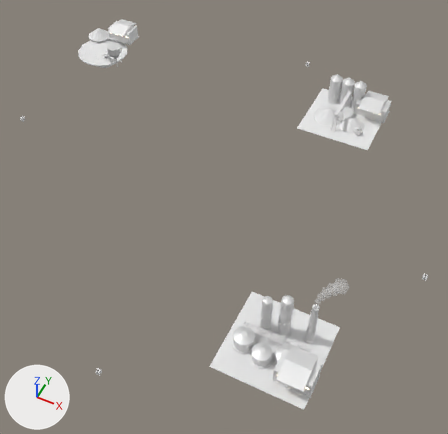
What one commit did to the FBX model Assets/Art/KayseriIsland/Models/Iron/Phase3/Sites_P3.fbx.
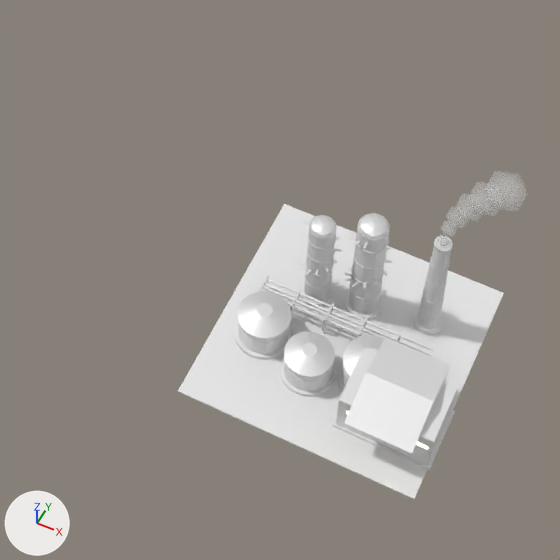
The first picture shows the older version from a 50 mm lens placed at (154.0, -265.0, 296.0), pointed at (39.0, -35.0, 8.0). The close-ups show the older and then the newer version on the part from 31% to 81% of the width and 48% to 100% of the height of that picture. Only the edits that show in the close-ups are written down. The axes (+X, +Y, +Z) are drawn at lower left. The lights are the same throughout. Where no turn or scale is listed for an object, it has been applied to the vertices. Vertices at exactly the same position are counted once.

The first close-up shows 'Site.Plant.Col0', 'Site.Plant.Col1', 'Site.Plant.Hall', 'Site.Plant.Pad', 'Site.Plant.Rack', 'Site.Plant.Smoke', 'Site.Plant.Stack', 'Site.Plant.Tank0', 'Site.Plant.Tank1', 'Site.Plant.Tank2'.
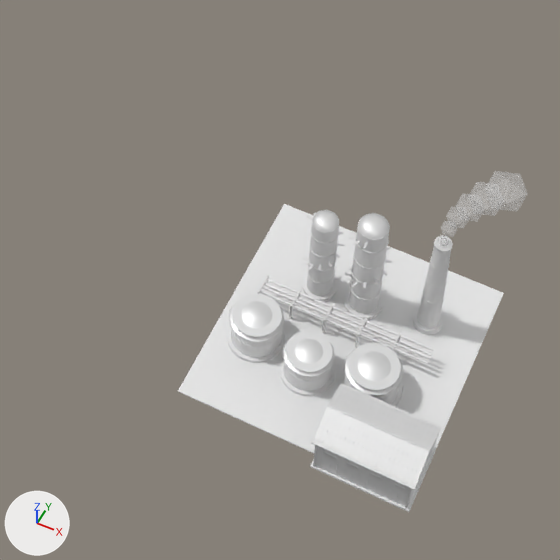
Pixel boxes [x1, y1, x2, y2] of what changed, in the close-ups (560 x 560 px):
'Site.Plant.Hall', reshaped, moved: before [332, 337, 458, 470]; after [310, 383, 442, 512]
'Site.Plant.Tank0', reshaped, moved: before [234, 291, 293, 359]; after [227, 293, 286, 363]
'Site.Plant.Tank2', moved: before [338, 335, 385, 392]; after [340, 343, 404, 407]
'Site.Plant.Col0', moved: before [299, 215, 342, 307]; after [302, 210, 344, 302]
part 1 of me_site_plant_tank0_001, added: after [232, 293, 282, 337]
part 2 of me_site_plant_hall_001, rebuilt (20% wider, 9% shorter): before [344, 337, 451, 453]; after [312, 384, 441, 489]
part 3 of me_site_plant_hall_001, added: after [312, 383, 442, 509]

What changed in the scene script:
```text
Change me_site_plant_tank0_001:
    used by ob_site_plant_tank0; location = (88.0, -110.0, 8.1)
    remove me_site_plant_tank0_001.from_pydata(...)  # 224 vertices, 420 faces; spans x -6.21..6.42, y -6.21..6.21, z 0.0..9.44
    add me_site_plant_tank0_001.from_pydata(...)  # 688 vertices, 1196 faces; spans x -6.21..6.42, y -6.21..6.21, z 0.0..9.44
    me_site_plant_tank0_001 part 1: a new loose piece, a 24-sided cylinder along z spanning x -5.13..5.13, y -5.13..5.13, z 8.615..8.705, in mat_steel_dk (white #e7e7e7)
    other edits to the shape of me_site_plant_tank0_001 do not show in these pictures
Change me_site_plant_hall_001:
    used by ob_site_plant_hall; location = (120.0, -116.0, 8.1)
    remove me_site_plant_hall_001.from_pydata(...)  # 78 vertices, 116 faces; spans x -10.5..10.5, y -10.6..10.6, z 0.0..13.4
    add me_site_plant_hall_001.from_pydata(...)  # 1726 vertices, 2588 faces; spans x -10.7..10.7, y -7.2..7.2, z 0.0..13.5
    me_site_plant_hall_001 part 2: the loose piece of 6 vertices spanning x -7.1..7.1, y -10.6..10.6, z 10.5..13.4 is rebuilt with 6 vertices and now spans x -10.6..10.6, y -7.1..7.1, z 10.5..13.4
    me_site_plant_hall_001 part 3: 1408 vertices added at x -10.7..10.7, y -7.2..7.2, z 0.5..13.5
    other edits to the shape of me_site_plant_hall_001 do not show in these pictures
    add me_site_plant_hall_001.materials.append(mat_steel)  # white #e7e7e7
Change ob_site_plant_tank2:
    ob_site_plant_tank2.location: (112.0, -110.0, 8.1) -> (113.2, -111.6, 8.1)
Change ob_site_plant_col0:
    ob_site_plant_col0.location: (94.0, -96.0, 8.1) -> (94.0, -94.6, 8.1)
Change ob_site_plant_tank0:
    ob_site_plant_tank0.location: (88.0, -110.0, 8.1) -> (86.9, -111.4, 8.1)
Change ob_site_plant_hall:
    ob_site_plant_hall.location: (120.0, -116.0, 8.1) -> (119.6, -126.0, 8.1)
```
